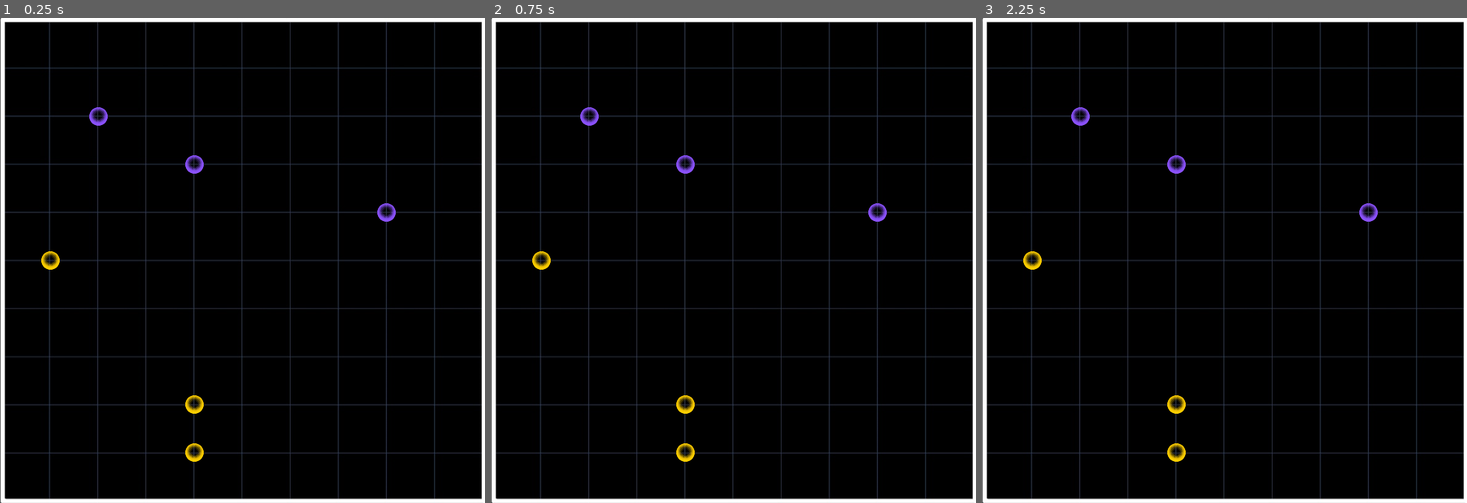
Above: before the commit, frames 1-3 (left to right).
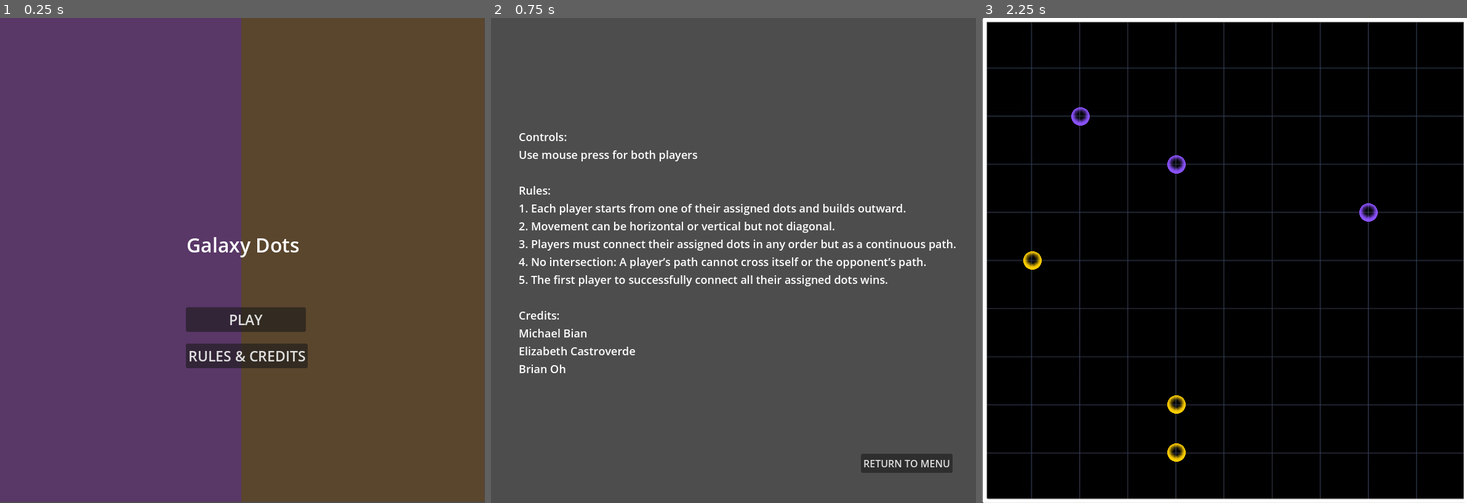
Above: after the commit, the same moments.

Repository: MMMMMaasd/Game-Design-Project-2
Game: Godot game, scene res://scenes/start.tscn
Two runs of this game, one before a commit and one after it. Both use one fixed random seed, a clock stepped at 60 frames per second and the inputs below. Before the commit the project starts from res://scenes/main.tscn.
Inputs (mouse positions are in pixels of both pictures, inside the frame that each line leads up to):
- Up to frame 1 (0.25 s): no input
- Up to frame 2 (0.75 s): click (738, 357) at 0.5 s, where only the run after the commit has a clickable "RULES & CREDITS"
- Up to frame 3 (2.25 s): click (1399, 464) at 1.25 s, where only the run after the commit has a clickable "RETURN TO MENU"; click (1229, 318) at 2 s, where only the run after the commit has a clickable "PLAY"

The runs differ from the first frame. In frame 1, 100% of the frame differs, in the area x 0-100%, y 0-100%; in frame 2, 100%; in frame 3, nothing differs.

Commit message:
Add Panels

Diff:
--- a/project.godot
+++ b/project.godot
@@ -11,7 +11,7 @@
 [application]
 
 config/name="Game-Design-Project-2"
-run/main_scene="res://scenes/main.tscn"
+run/main_scene="res://scenes/start.tscn"
 config/features=PackedStringArray("4.3", "Forward Plus")
 config/icon="res://icon.svg"
 
--- /dev/null
+++ b/scenes/control_credits.gd
@@ -0,0 +1,5 @@
+extends Control
+
+
+func _on_button_pressed() -> void:
+	get_tree().change_scene_to_file("res://scenes/start.tscn")
--- /dev/null
+++ b/scenes/control_credits.tscn
@@ -0,0 +1,47 @@
+[gd_scene load_steps=2 format=3 uid="uid://broqm715jb1cg"]
+
+[ext_resource type="Script" path="res://scenes/control_credits.gd" id="1_n8xml"]
+
+[node name="ControlAndCredits" type="Control"]
+layout_mode = 3
+anchors_preset = 15
+anchor_right = 1.0
+anchor_bottom = 1.0
+grow_horizontal = 2
+grow_vertical = 2
+script = ExtResource("1_n8xml")
+
+[node name="VBoxContainer" type="VBoxContainer" parent="."]
+layout_mode = 0
+offset_left = 45.0
+offset_top = 180.0
+offset_right = 757.0
+offset_bottom = 583.0
+
+[node name="Label" type="Label" parent="VBoxContainer"]
+layout_mode = 2
+theme_override_font_sizes/font_size = 18
+text = "Controls:
+Use mouse press for both players
+
+Rules:
+1. Each player starts from one of their assigned dots and builds outward.
+2. Movement can be horizontal or vertical but not diagonal.
+3. Players must connect their assigned dots in any order but as a continuous path.
+4. No intersection: A player’s path cannot cross itself or the opponent’s path.
+5. The first player to successfully connect all their assigned dots wins.
+
+Credits:
+Michael Bian
+Elizabeth Castroverde
+Brian Oh"
+
+[node name="Button" type="Button" parent="."]
+layout_mode = 0
+offset_left = 601.0
+offset_top = 708.0
+offset_right = 750.0
+offset_bottom = 739.0
+text = "RETURN TO MENU"
+
+[connection signal="pressed" from="Button" to="." method="_on_button_pressed"]
--- a/scenes/main.gd
+++ b/scenes/main.gd
@@ -24,6 +24,7 @@
 var player_2_win: bool
 # Called when the node enters the scene tree for the first time.
 func _ready() -> void:
+	print(get_tree())
 	if_init_dot_selected_1 = false
 	if_init_dot_selected_2 = false
 	player = 1
@@ -163,10 +164,10 @@
 				p2_count += 1
 		if p1_count == 3:
 			print("Player 1 Wins!")
-			get_tree().quit()
+			call_deferred("change_scene", "res://scenes/yellowWin.tscn")
 		if p2_count == 3:
 			print("Player 2 Wins!")
-			get_tree().quit()
+			call_deferred("change_scene", "res://scenes/purpleWin.tscn")
 
 func create_dot(player, position):
 	if player == 1:
@@ -177,6 +178,10 @@
 		var new_dot = purple_dot_scene.instantiate()
 		new_dot.position = position
 		add_child(new_dot)
+
+func change_scene(scene_path: String):
+	if get_tree():
+		get_tree().change_scene_to_file(scene_path)
 
 func init_dots(): #make sure that points don't form on the border
 	var player = 1
--- /dev/null
+++ b/scenes/purpleWin.tscn
@@ -0,0 +1,47 @@
+[gd_scene load_steps=2 format=3 uid="uid://bt1bbp23jepsr"]
+
+[ext_resource type="Script" path="res://scenes/purple_win.gd" id="1_gqg3b"]
+
+[node name="PurpleWin" type="Control"]
+layout_mode = 3
+anchors_preset = 15
+anchor_right = 1.0
+anchor_bottom = 1.0
+grow_horizontal = 2
+grow_vertical = 2
+script = ExtResource("1_gqg3b")
+
+[node name="ColorRect" type="ColorRect" parent="."]
+offset_right = 40.0
+offset_bottom = 40.0
+scale = Vector2(19.72, 19.6505)
+color = Color(0.415686, 0.0980392, 0.545098, 0.423529)
+
+[node name="VBoxContainer" type="VBoxContainer" parent="."]
+offset_left = 225.0
+offset_top = 350.0
+offset_right = 582.0
+offset_bottom = 443.0
+
+[node name="Label" type="Label" parent="VBoxContainer"]
+layout_mode = 2
+theme_override_font_sizes/font_size = 32
+text = "Purple Stars Dominate!
+ "
+
+[node name="Button2" type="Button" parent="."]
+offset_left = 224.0
+offset_top = 520.0
+offset_right = 581.0
+offset_bottom = 551.0
+text = "RETURN MENU"
+
+[node name="Button" type="Button" parent="."]
+offset_left = 225.0
+offset_top = 455.0
+offset_right = 582.0
+offset_bottom = 486.0
+text = "PLAY AGAIN"
+
+[connection signal="pressed" from="Button2" to="." method="_on_button_2_pressed"]
+[connection signal="pressed" from="Button" to="." method="_on_button_pressed"]
--- /dev/null
+++ b/scenes/purple_win.gd
@@ -0,0 +1,9 @@
+extends Control
+
+
+func _on_button_2_pressed() -> void:
+	get_tree().change_scene_to_file("res://scenes/start.tscn")
+
+
+func _on_button_pressed() -> void:
+	get_tree().change_scene_to_file("res://scenes/main.tscn")
--- /dev/null
+++ b/scenes/start.gd
@@ -0,0 +1,9 @@
+extends Control
+
+
+func _on_play_button_pressed() -> void:
+	get_tree().change_scene_to_file("res://scenes/main.tscn")
+
+
+func _on_rule_button_pressed() -> void:
+	get_tree().change_scene_to_file("res://scenes/control_credits.tscn")
--- /dev/null
+++ b/scenes/start.tscn
@@ -0,0 +1,59 @@
+[gd_scene load_steps=2 format=3 uid="uid://bhw5oe518c15g"]
+
+[ext_resource type="Script" path="res://scenes/start.gd" id="1_cjssl"]
+
+[node name="StartMenu" type="Control"]
+layout_mode = 3
+anchors_preset = 15
+anchor_right = 1.0
+anchor_bottom = 1.0
+grow_horizontal = 2
+grow_vertical = 2
+script = ExtResource("1_cjssl")
+
+[node name="ColorRect2" type="ColorRect" parent="."]
+offset_left = 392.0
+offset_right = 432.0
+offset_bottom = 40.0
+scale = Vector2(9.88, 19.64)
+color = Color(0.428896, 0.230444, 0.00867128, 0.423529)
+
+[node name="ColorRect" type="ColorRect" parent="."]
+layout_mode = 0
+offset_right = 40.0
+offset_bottom = 40.0
+scale = Vector2(9.8, 19.6505)
+color = Color(0.415686, 0.0980392, 0.545098, 0.423529)
+
+[node name="VBoxContainer" type="VBoxContainer" parent="."]
+layout_mode = 0
+offset_left = 303.0
+offset_top = 346.0
+offset_right = 487.0
+offset_bottom = 439.0
+
+[node name="Label" type="Label" parent="VBoxContainer"]
+layout_mode = 2
+theme_override_font_sizes/font_size = 32
+text = "Galaxy Dots
+ "
+
+[node name="PlayButton" type="Button" parent="."]
+layout_mode = 0
+offset_left = 302.0
+offset_top = 470.0
+offset_right = 497.0
+offset_bottom = 510.0
+theme_override_font_sizes/font_size = 23
+text = "           PLAY           "
+
+[node name="RuleButton" type="Button" parent="."]
+offset_left = 302.0
+offset_top = 529.0
+offset_right = 500.0
+offset_bottom = 569.0
+theme_override_font_sizes/font_size = 23
+text = "RULES & CREDITS"
+
+[connection signal="pressed" from="PlayButton" to="." method="_on_play_button_pressed"]
+[connection signal="pressed" from="RuleButton" to="." method="_on_rule_button_pressed"]
--- /dev/null
+++ b/scenes/yellowWin.tscn
@@ -0,0 +1,50 @@
+[gd_scene load_steps=2 format=3 uid="uid://dqd1m05pyiea6"]
+
+[ext_resource type="Script" path="res://scenes/yellow_win.gd" id="1_770b4"]
+
+[node name="Control" type="Control"]
+layout_mode = 3
+anchors_preset = 15
+anchor_right = 1.0
+anchor_bottom = 1.0
+grow_horizontal = 2
+grow_vertical = 2
+script = ExtResource("1_770b4")
+
+[node name="ColorRect2" type="ColorRect" parent="."]
+offset_left = 4.0
+offset_right = 44.0
+offset_bottom = 40.0
+scale = Vector2(19.6, 19.64)
+color = Color(0.428896, 0.230444, 0.00867128, 0.423529)
+
+[node name="VBoxContainer" type="VBoxContainer" parent="."]
+layout_mode = 0
+offset_left = 225.0
+offset_top = 350.0
+offset_right = 582.0
+offset_bottom = 443.0
+
+[node name="Label" type="Label" parent="VBoxContainer"]
+layout_mode = 2
+theme_override_font_sizes/font_size = 32
+text = "Yellow Stars Dominate!
+ "
+
+[node name="Button2" type="Button" parent="."]
+offset_left = 224.0
+offset_top = 520.0
+offset_right = 581.0
+offset_bottom = 551.0
+text = "RETURN MENU"
+
+[node name="Button" type="Button" parent="."]
+layout_mode = 2
+offset_left = 225.0
+offset_top = 455.0
+offset_right = 582.0
+offset_bottom = 486.0
+text = "PLAY AGAIN"
+
+[connection signal="pressed" from="Button2" to="." method="_on_button_2_pressed"]
+[connection signal="pressed" from="Button" to="." method="_on_button_pressed"]
--- /dev/null
+++ b/scenes/yellow_win.gd
@@ -0,0 +1,9 @@
+extends Control
+
+
+func _on_button_2_pressed() -> void:
+	get_tree().change_scene_to_file("res://scenes/start.tscn")
+
+
+func _on_button_pressed() -> void:
+	get_tree().change_scene_to_file("res://scenes/main.tscn")
